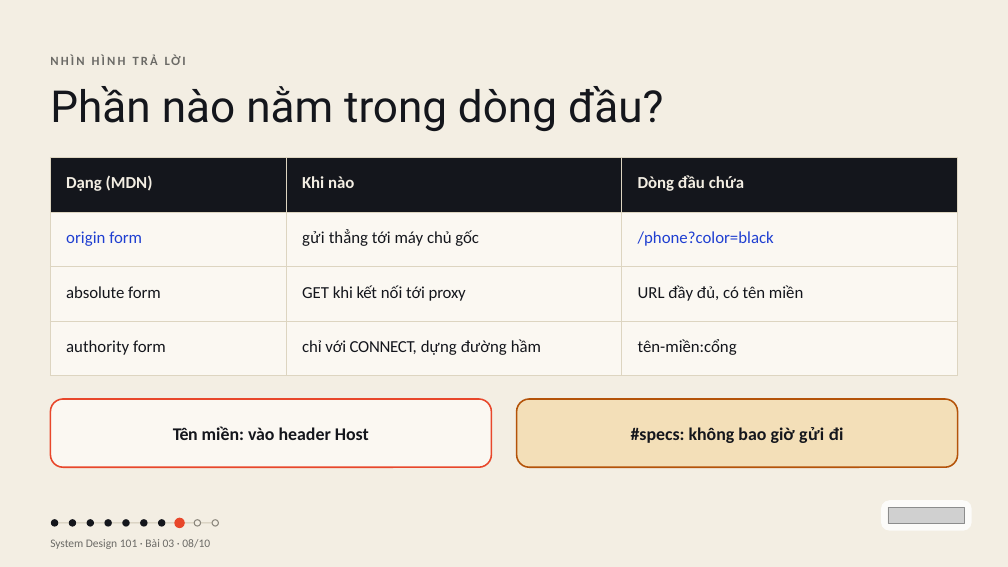
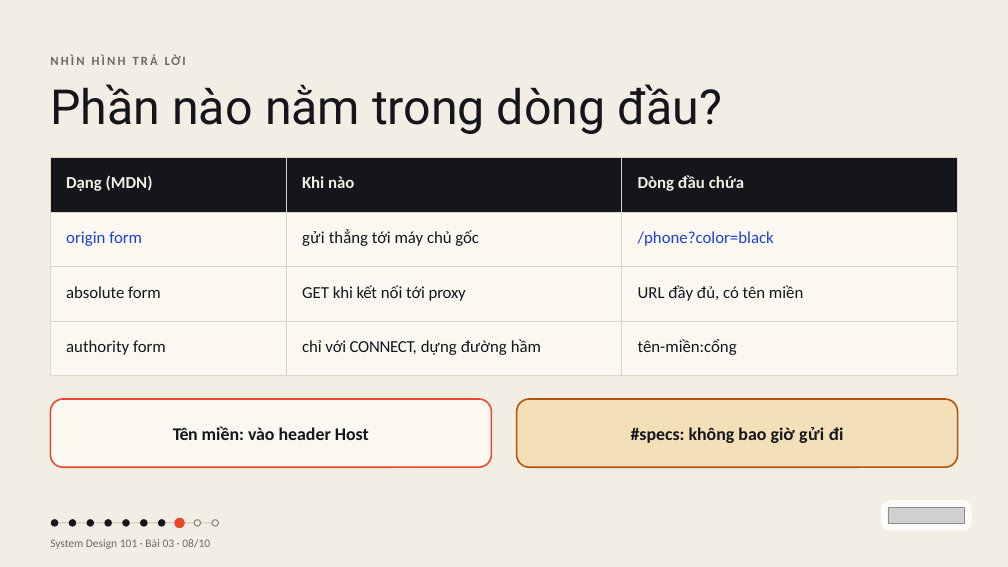
Before and after one commit to vohoailinh90/tool-marketing-studio, a slide deck: slide 8 of system-design-101/vi/lessons/sd-05-003/slides/sd-05-003.pptx. Drawn at 1008x567 pixels with LibreOffice and Linux fonts; fonts in the diff are those of the drawing; grey boxes stand for pictures. Boxes give left, top, right and bottom in pixels: in the first picture for what was removed or moved away, otherwise in the second. Text is boxed around its words. In the diff, an @@ line names an element or a change of style, - is before the commit and + after.

```diff
--- a/system-design-101/vi/lessons/sd-05-003/slides/sd-05-003.pptx
+++ b/system-design-101/vi/lessons/sd-05-003/slides/sd-05-003.pptx
@@ text "Phần nào nằm trong dòng ..." at box(50, 84, 721, 134): size 63 to 69 pt @@
```
Also in this commit, not shown: 3 other files.
